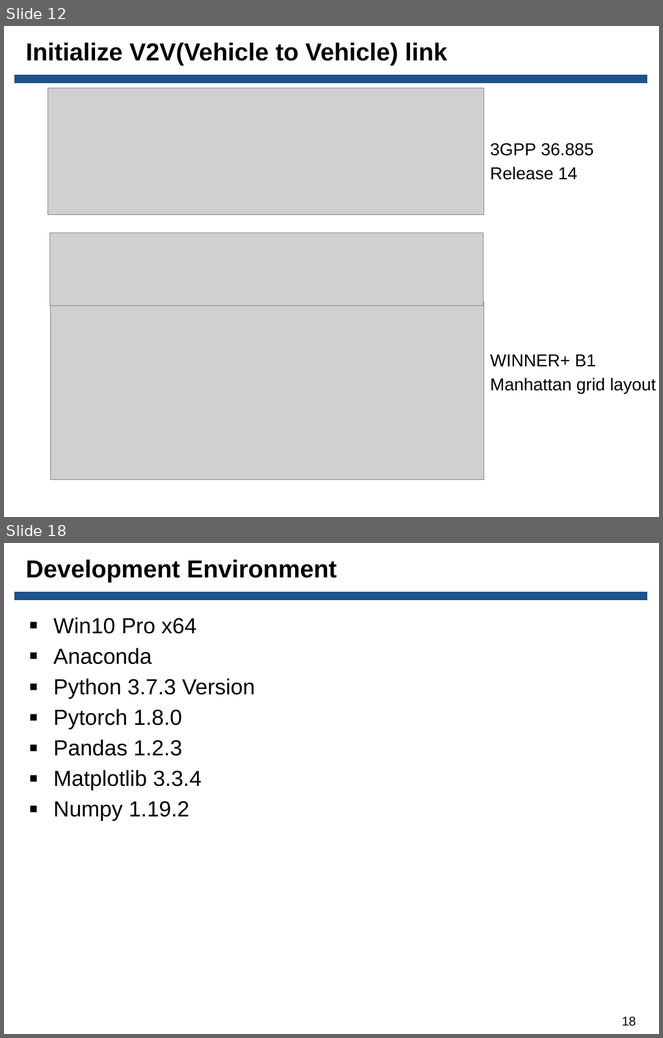
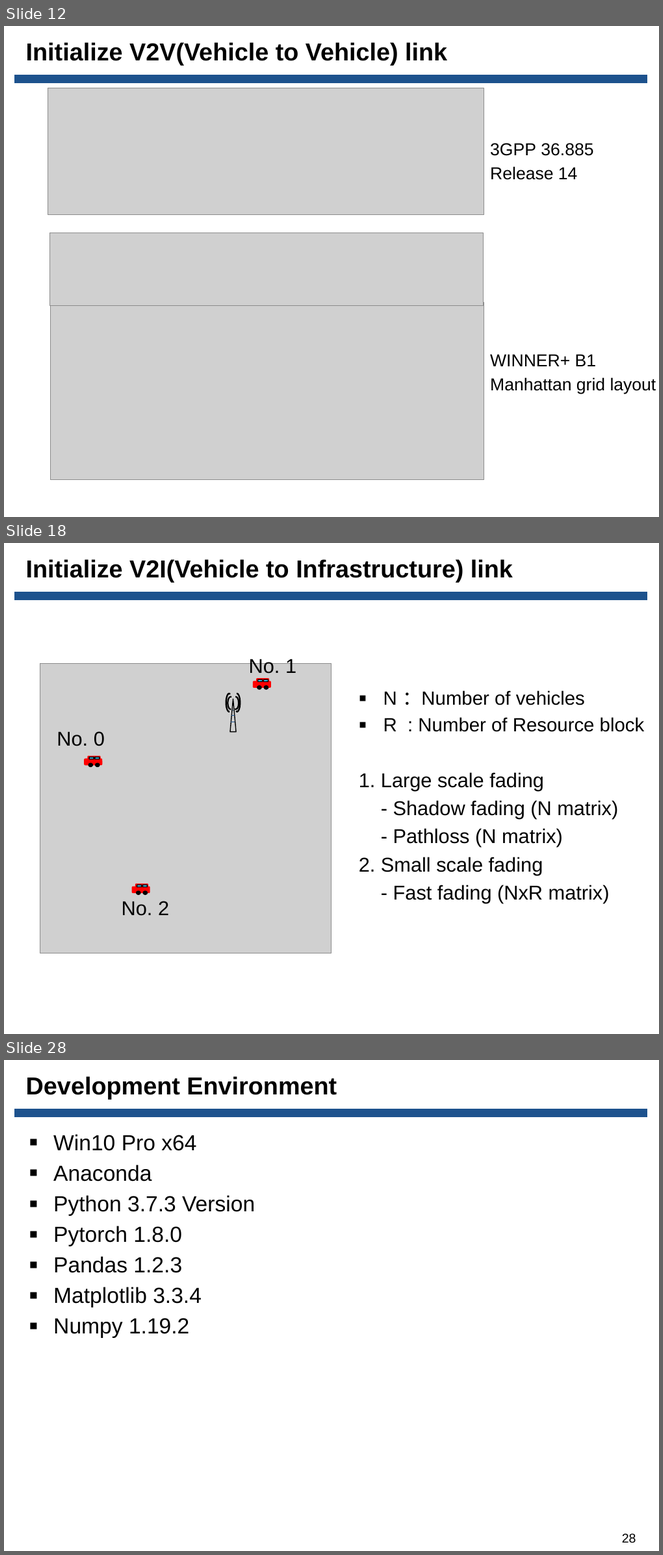
Before and after one commit to Donghee123/MS, a slide deck: V2V DQN Study/C-V2X 3GPP Release 14 채널 시뮬레이션 ppt/20210915_C-V2X 3GPP Release 14 채널 시뮬레이션_한동희_발표자료.pptx. Shown one above the other, each under a label of ours: slides 12 and 18 before the commit, slides 12, 18 and 28 after it; the slides between them are not shown. The pictures are 663x1038 and 663x1555 pixels, drawn with LibreOffice and Linux fonts; fonts in the diff are those of the drawing; grey boxes stand for pictures; background and template pictures are left out. Boxes give left, top, right and bottom in pixels: in the first picture for what was removed or moved away, otherwise in the second. Text is boxed around its words. In the diff, an @@ line names an element or a change of style, - is before the commit and + after.

```diff
--- a/V2V DQN Study/C-V2X 3GPP Release 14 채널 시뮬레이션 ppt/20210915_C-V2X 3GPP Release 14 채널 시뮬레이션_한동희_발표자료.pptx
+++ b/V2V DQN Study/C-V2X 3GPP Release 14 채널 시뮬레이션 ppt/20210915_C-V2X 3GPP Release 14 채널 시뮬레이션_한동희_발표자료.pptx
@@ slide 18 added at [4,543,659,1034], background picture (left out); not listed: 1 template element that a slide beside it also shows @@
@@ title added at [26,559,513,583], 27 pt, text #000000, bold @@
+Initialize V2I(Vehicle to Infrastructure) link
@@ group added at [226,693,240,731]: 4 arch (boxed as its full ring)s, 3 lines, 1 triangle @@
@@ text added at [359,691,645,903], 22 pt, text #000000 @@
+▪ N ：Number of vehicles
+▪ R : Number of Resource block
+1. Large scale fading
+- Shadow fading (N matrix)
+- Pathloss (N matrix)
+2. Small scale fading
+- Fast fading (NxR matrix)
@@ group added at [40,657,332,954]: 12 rounded rectangles, 6 ellipses, 3 texts, 1 picture @@
+No. 0
+No. 1
+No. 2
@@ what was slide 18 is now slide 28 @@
@@ page number at [622,1534,636,1544]: text changed @@
-18
+28
```
Also in this commit, not shown: 6 slides changed, 9 other slides added, 1 other file.
